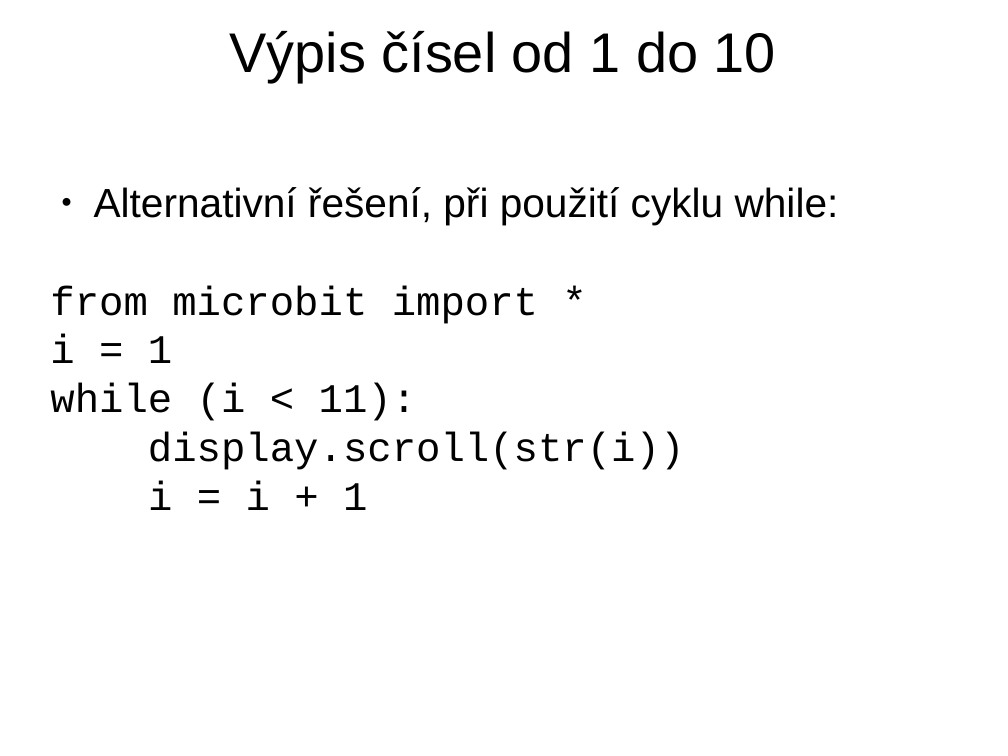
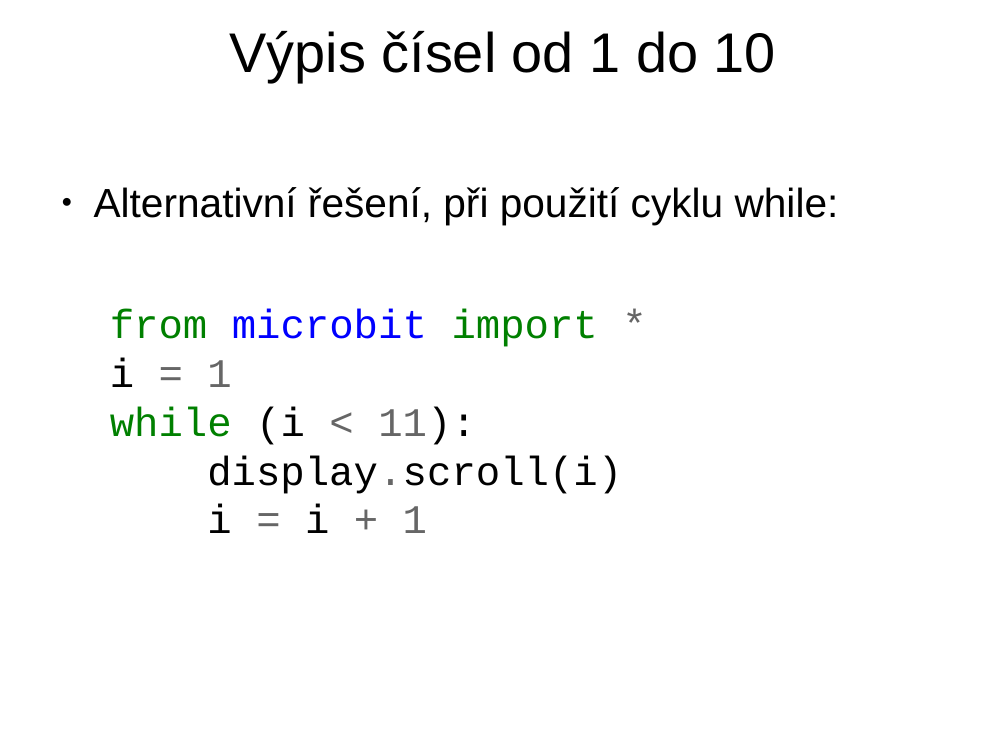
Before and after one commit to jipech/PRIM-microbit, a slide deck: slide 4 of 01-LED/01_Pro_ucitele/Prezentace/12-cykly.pptx. Drawn at 1008x756 pixels with LibreOffice and Linux fonts; fonts in the diff are those of the drawing; background and template pictures are left out. Boxes give left, top, right and bottom in pixels: in the first picture for what was removed or moved away, otherwise in the second. Text is boxed around its words. In the diff, an @@ line names an element or a change of style, - is before the commit and + after.

```diff
--- a/01-LED/01_Pro_ucitele/Prezentace/12-cykly.pptx
+++ b/01-LED/01_Pro_ucitele/Prezentace/12-cykly.pptx
@@ text "from microbit import *": place and size @@
-text "from microbit import *" at (50, 187, 839, 510)
+text "from microbit import *" at (110, 309, 622, 533)
@@ text at (110, 309, 598, 533): text colour #000000 to #008000 in "from import", "while"; text colour #000000 to #0000FF in "microbit"; text colour #000000 to #666666 in "*", "= 1", "< 11):", "= + 1" @@
@@ text at (207, 455, 622, 494): text changed @@
-display.scroll(str(i))
+display.scroll(i)
```
Also in this commit, not shown: 3 other slides changed, 42 other files.
